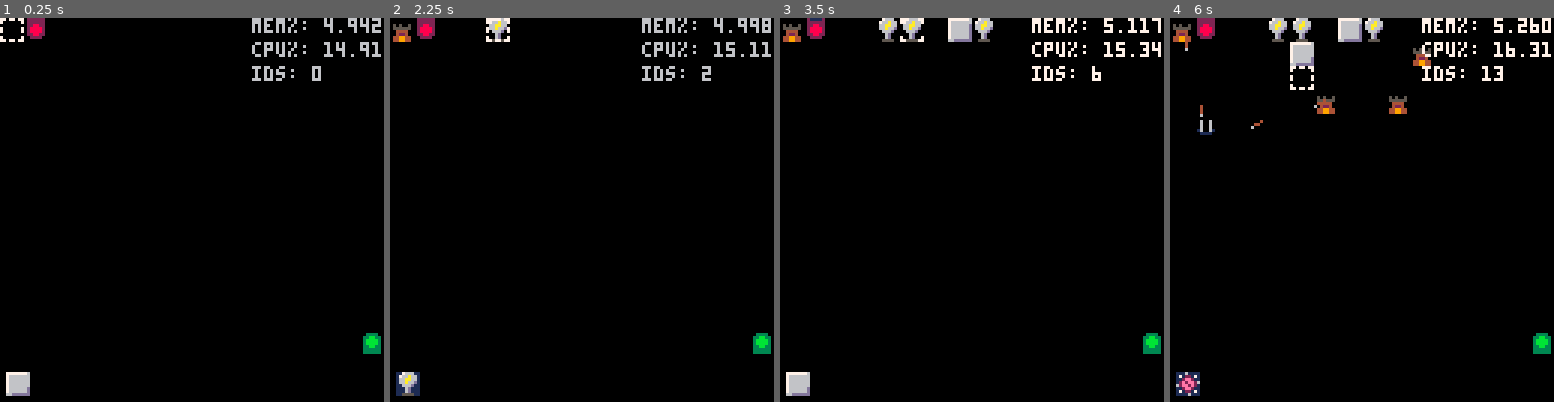
Above: before the commit, frames 1-4 (left to right).
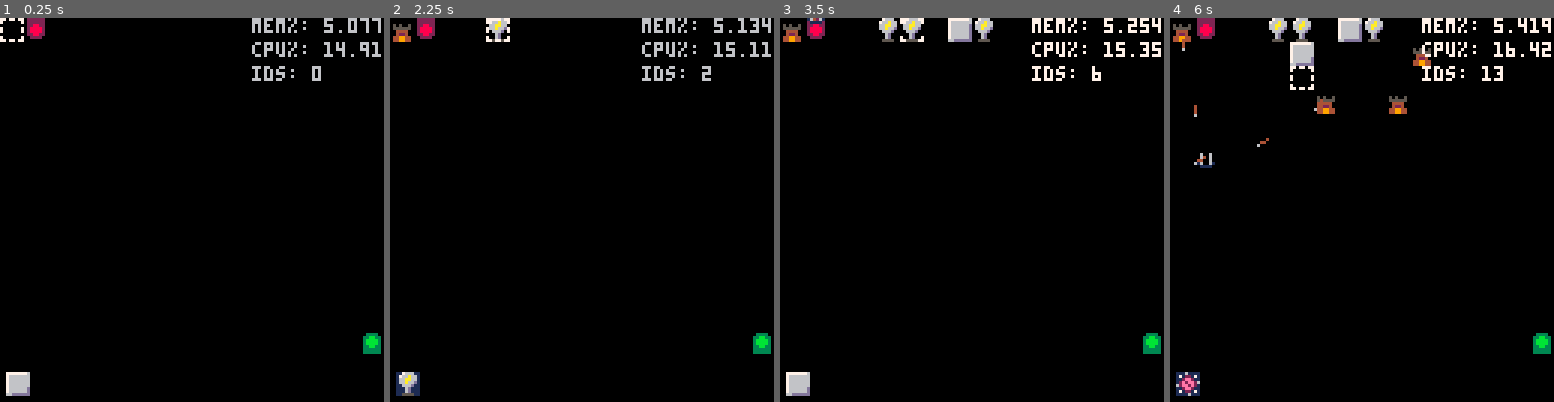
Above: after the commit, the same moments.

Repository: ClaytonKnittel/pico8-test
Game: PICO-8 cartridge clatt.p8
Same seed, same stepped clock (60 frames per second), same inputs: the game is played once before the commit and once after it.
Inputs:
- Up to frame 1 (0.25 s): no input
- Up to frame 2 (2.25 s): tap X (X key) at 0.33, 1.07, 1.85 s; tap O (Z key) at 0.7, 1.7, 2.1 s; hold Right 1.6-2.1 s; hold Up from 2.15 s (still down)
- Up to frame 3 (3.5 s): release Up at 2.42 s; hold Right 2.47-3.03 s; tap O (Z key) at 2.5, 2.9, 3.3 s; tap X (X key) at 2.97 s; hold Left from 3.08 s (still down)
- Up to frame 4 (6 s): release Left at 3.58 s; hold Down 3.63-3.97 s; tap O (Z key) every 0.4 s from 3.7 to 5.7 s; hold Right 4.02-4.68 s; tap X (X key) at 4.08, 5.2 s; hold Up 4.73-5.03 s; hold Left 5.08-5.68 s; hold Down from 5.73 s (still down)

The runs differ from the first frame. In frame 1, 0.1% of the frame differs, in the area x 84-100%, y 0-4%; in frame 2, 0.1%; in frame 3, 0.2%; in frame 4, 0.5%, in the area x 3-100%, y 0-40%.

Commit message:
Make enemies go different speeds

Diff:
--- a/clatt.p8
+++ b/clatt.p8
@@ -410,50 +410,56 @@
   return enemy_hold_map
 end
 
-ENEMY_SPRITE_ANIMATION_MAP = {
+ENEMY_INFO_MAP = {
   [TypeId.JELLYFISH] = {
-    -- Left
-    TileSpriteId.JELLYFISH + 16,
-    0x1,
-    TileSpriteId.JELLYFISH + 17,
-    0x1,
-    -- Right
-    TileSpriteId.JELLYFISH + 16,
-    0x0,
-    TileSpriteId.JELLYFISH + 17,
-    0x0,
-    -- Up
-    TileSpriteId.JELLYFISH,
-    0x2,
-    TileSpriteId.JELLYFISH + 1,
-    0x2,
-    -- Down
-    TileSpriteId.JELLYFISH,
-    0x0,
-    TileSpriteId.JELLYFISH + 1,
-    0x0,
+    speed = 0.08,
+    animation_data = {
+      -- Left
+      TileSpriteId.JELLYFISH + 16,
+      0x1,
+      TileSpriteId.JELLYFISH + 17,
+      0x1,
+      -- Right
+      TileSpriteId.JELLYFISH + 16,
+      0x0,
+      TileSpriteId.JELLYFISH + 17,
+      0x0,
+      -- Up
+      TileSpriteId.JELLYFISH,
+      0x2,
+      TileSpriteId.JELLYFISH + 1,
+      0x2,
+      -- Down
+      TileSpriteId.JELLYFISH,
+      0x0,
+      TileSpriteId.JELLYFISH + 1,
+      0x0,
+    },
   },
   [TypeId.WIZARD] = {
-    -- Left
-    TileSpriteId.WIZARD + 1,
-    0x0,
-    TileSpriteId.WIZARD + 2,
-    0x0,
-    -- Right
-    TileSpriteId.WIZARD + 1,
-    0x1,
-    TileSpriteId.WIZARD + 2,
-    0x1,
-    -- Up
-    TileSpriteId.WIZARD,
-    0x0,
-    TileSpriteId.WIZARD,
-    0x1,
-    -- Down
-    TileSpriteId.WIZARD,
-    0x0,
-    TileSpriteId.WIZARD,
-    0x1,
+    speed = 0.06,
+    animation_data = {
+      -- Left
+      TileSpriteId.WIZARD + 1,
+      0x0,
+      TileSpriteId.WIZARD + 2,
+      0x0,
+      -- Right
+      TileSpriteId.WIZARD + 1,
+      0x1,
+      TileSpriteId.WIZARD + 2,
+      0x1,
+      -- Up
+      TileSpriteId.WIZARD,
+      0x0,
+      TileSpriteId.WIZARD,
+      0x1,
+      -- Down
+      TileSpriteId.WIZARD,
+      0x0,
+      TileSpriteId.WIZARD,
+      0x1,
+    },
   }
 }
 
@@ -464,12 +470,14 @@
 function MakeEnemy(enemy_type)
   local enemy = {}
 
-  assert(IsEnemyType(enemy_type))
-
   local direction = Direction.DOWN
   local to_tile = START_POS
 
-  local MAX_PROGRESS = 16
+  local enemy_info = ENEMY_INFO_MAP[enemy_type]
+  assert(enemy_info ~= nil)
+
+  assert(enemy_info.speed <= 1)
+  local MAX_PROGRESS = 1.0 / enemy_info.speed
   local progress = 0
 
   enemy_hold_map.occupy(to_tile)
@@ -480,11 +488,11 @@
     }
 
     progress += 1
-    if progress ~= MAX_PROGRESS then
+    if progress < MAX_PROGRESS then
       return result
     end
 
-    progress = 0
+    progress -= MAX_PROGRESS
 
     local from_tile = to_tile
     local prev_from_tile = PosAfter(from_tile, OPPOSITE_DIR[direction])
@@ -520,7 +528,7 @@
   function enemy.draw()
     local frame_parity = flr(time / 4) % 2
     local animation_offset = 1 + 4 * direction + 2 * frame_parity
-    local enemy_animation_map = ENEMY_SPRITE_ANIMATION_MAP[enemy_type]
+    local enemy_animation_map = enemy_info.animation_data
     local id = enemy_animation_map[animation_offset]
     local flips = enemy_animation_map[animation_offset + 1]
     local flip_x = (flips & 0x1) ~= 0
